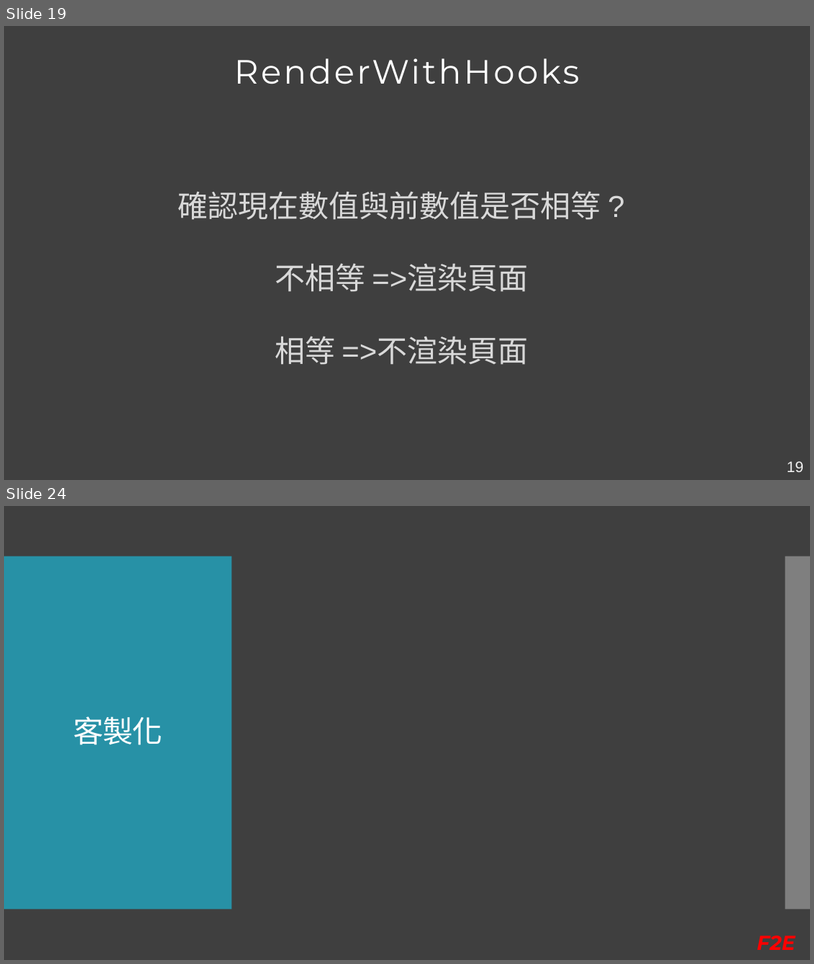
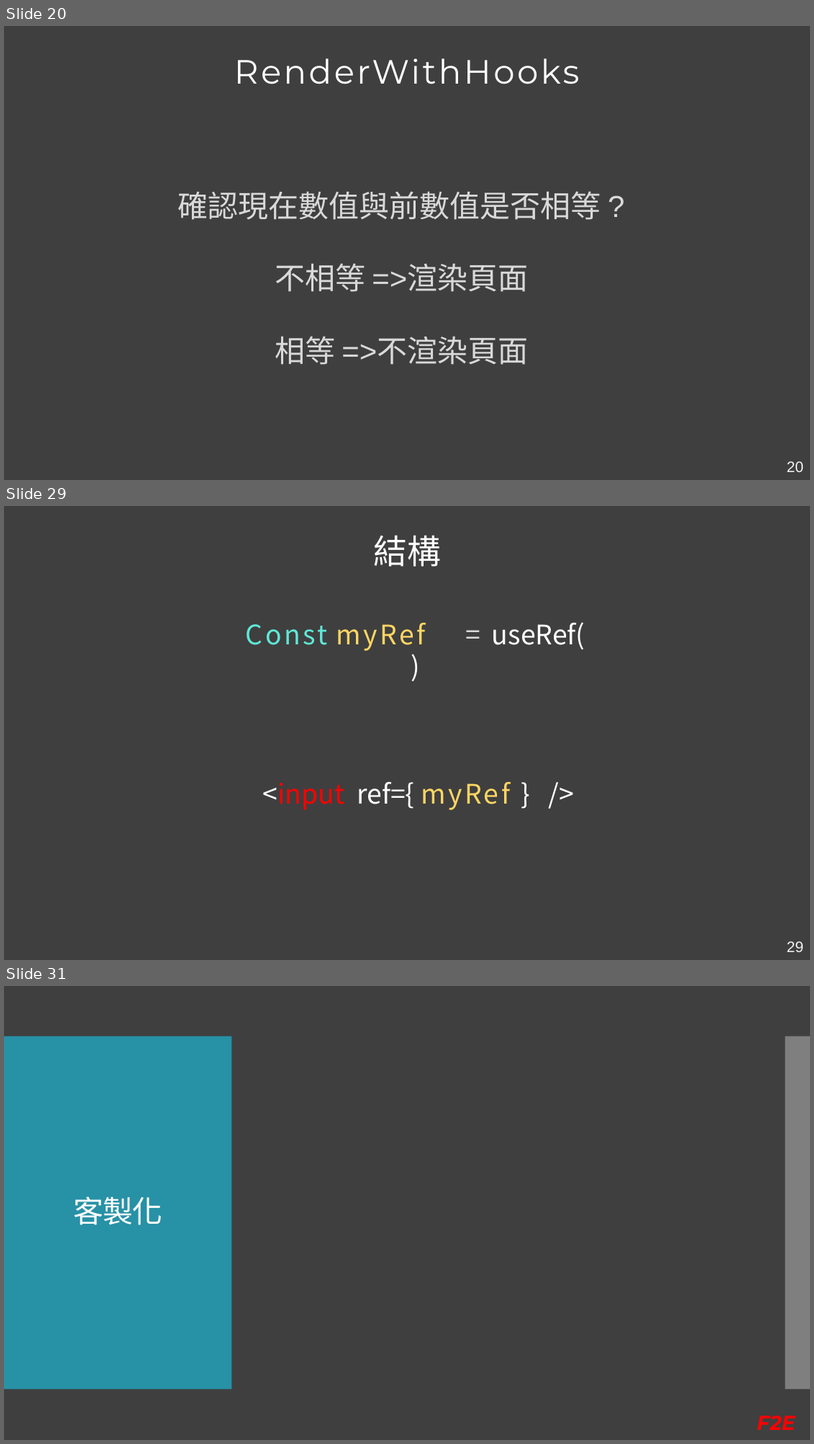
Before and after one commit to Kader-coder/React-Hooks, a slide deck: PPT/React Hooks &.pptx. Shown one above the other, each under a label of ours: slides 19 and 24 before the commit, slides 20, 29 and 31 after it; the slides between them are not shown. The pictures are 814x964 and 814x1444 pixels, drawn with LibreOffice and Linux fonts; fonts in the diff are those of the drawing. Boxes give left, top, right and bottom in pixels: in the first picture for what was removed or moved away, otherwise in the second. Text is boxed around its words. In the diff, an @@ line names an element or a change of style, - is before the commit and + after.

```diff
--- a/PPT/React Hooks &.pptx
+++ b/PPT/React Hooks &.pptx
@@ slide 29 added at <box>4,506,810,960</box>, background #3F3F3F @@
@@ text added at <box>373,535,440,566</box>, 40 pt, text #FFFFFF @@
+結構
@@ text added at <box>246,622,586,651</box>, 32 pt, text #FFFFFF @@
+Const myRef = useRef( )
@@ text added at <box>263,782,510,810</box>, 32 pt, text #FFFFFF @@
+<input ref={ myRef } />
@@ page number added at <box>787,941,804,952</box>, 18 pt, text #F2F2F2 @@
+29
@@ what was slide 19 is now slide 20 @@
@@ page number at <box>787,461,804,472</box>: text changed @@
-19
+20
@@ what was slide 24 is now slide 31 @@
```
Also in this commit, not shown: 2 slides changed, 10 other slides added, 5 slides removed, 13 other files.
